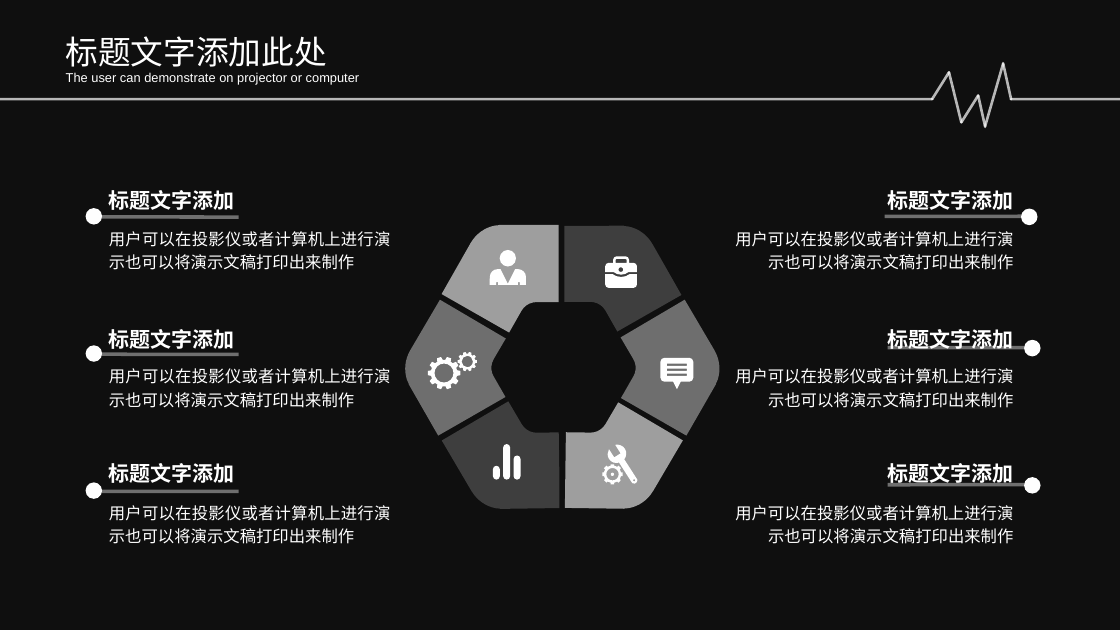
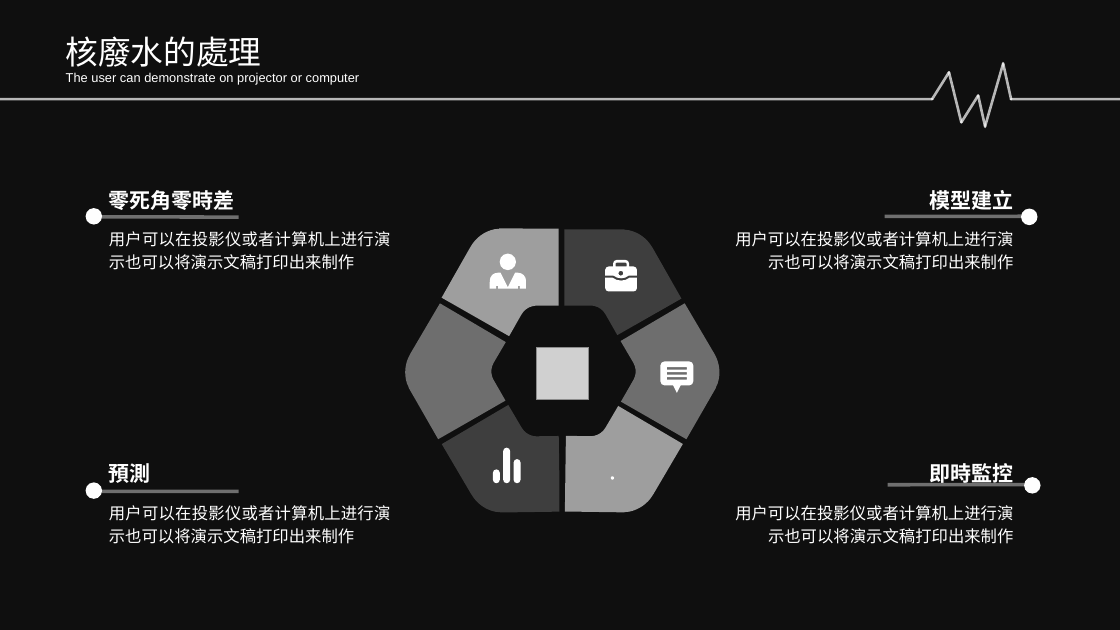
Before and after one commit to Sikako/hackthon, a slide deck: slide 4 of bigdata.pptx. Drawn at 1120x630 pixels with LibreOffice and Linux fonts; fonts in the diff are those of the drawing; grey boxes stand for pictures; background and template pictures are left out; a plain dark background stands for a picture behind light text. Boxes give left, top, right and bottom in pixels: in the first picture for what was removed or moved away, otherwise in the second. Text is boxed around its words. In the diff, an @@ line names an element or a change of style, - is before the commit and + after.

Commit message:
動機與目的

```diff
--- a/bigdata.pptx
+++ b/bigdata.pptx
@@ text at (66,36,262,73): text changed @@
-标题文字添加此处
+核廢水的處理
@@ text at (109,190,235,210): text changed @@
-标题文字添加
+零死角零時差
@@ text at (930,190,1014,210): text changed @@
-标题文字添加
+模型建立
@@ 10 freeform shapes, 2 ellipses: place and size @@
-10 freeform shapes, 2 ellipses at (391,189,695,480)
+10 freeform shapes, 2 ellipses at (391,194,695,484)
@@ outline redrawn in 4 elements at (430,381,597,547), (528,381,696,548), (673,384,682,392), (603,299,734,452) @@
@@ picture added at (537,347,589,399) @@
@@ group removed at (86,329,391,408): 2 texts, 1 line, 1 ellipse @@
-标题文字添加
-用户可以在投影仪或者计算机上进行演示也可以将演示文稿打印出来制作
@@ group removed at (735,329,1041,408): 2 texts, 1 line, 1 ellipse @@
-标题文字添加
-用户可以在投影仪或者计算机上进行演示也可以将演示文稿打印出来制作
@@ text at (109,460,151,486): text changed @@
-标题文字添加
+預測
@@ group removed at (428,352,639,485): 4 freeform shapes @@
@@ text at (930,460,1014,483): text changed @@
-标题文字添加
+即時監控
```
